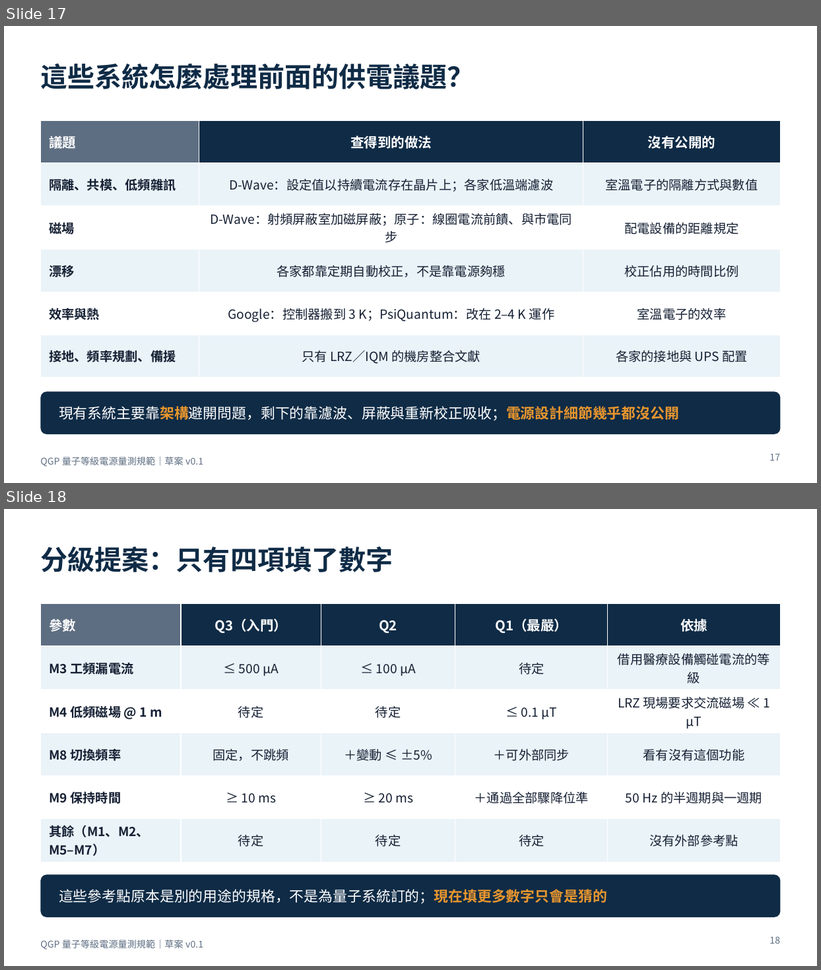
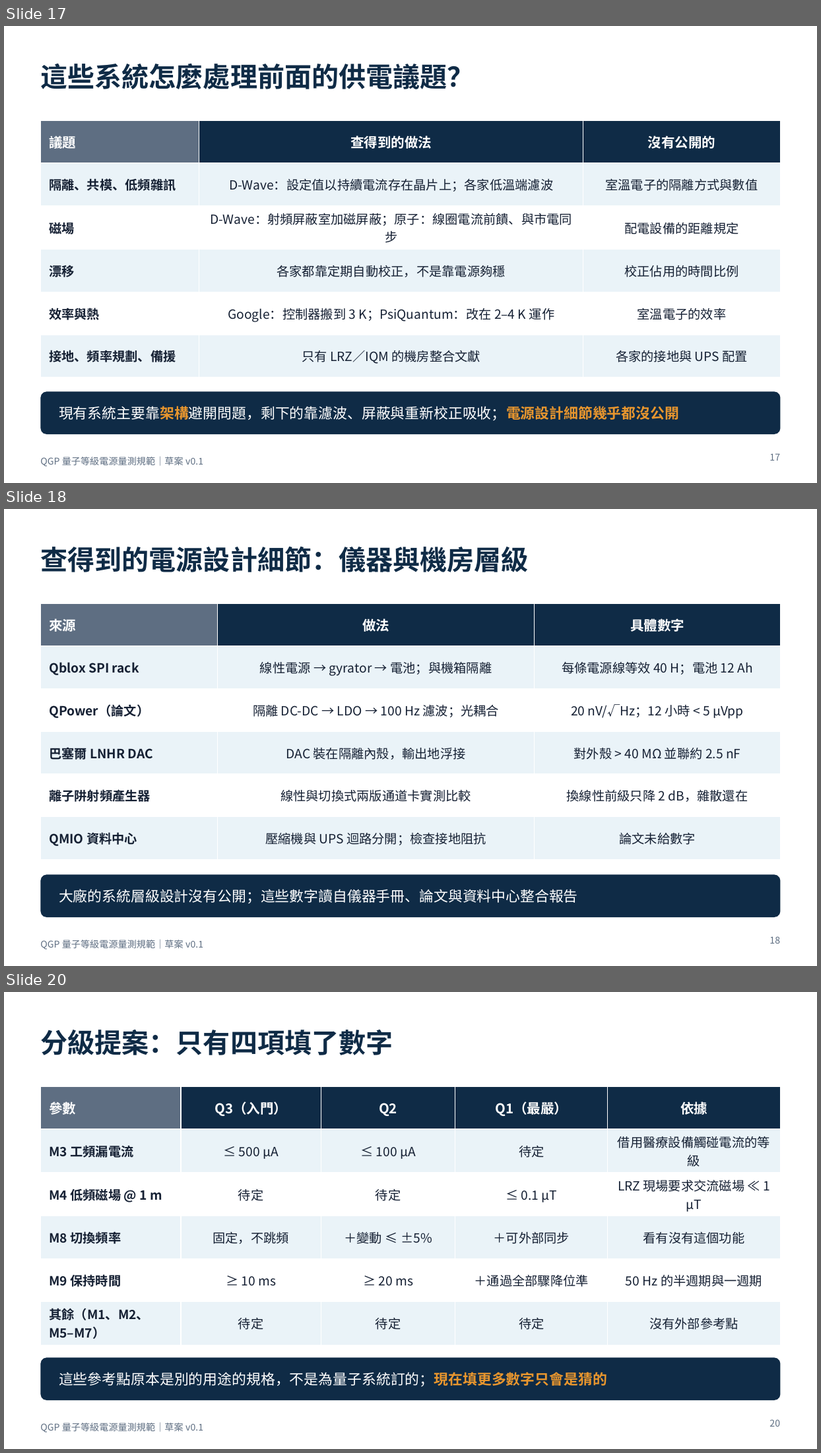
Before and after one commit to pcpcchen-coder/QuantumComputing, a slide deck: slides/output/qgp-measurement-spec.pptx. Shown one above the other, each under a label of ours: slides 17 and 18 before the commit, slides 17, 18 and 20 after it; the slides between them are not shown. The pictures are 821x970 and 821x1453 pixels, drawn with LibreOffice and Linux fonts; fonts in the diff are those of the drawing. Boxes give left, top, right and bottom in pixels: in the first picture for what was removed or moved away, otherwise in the second. Text is boxed around its words. In the diff, an @@ line names an element or a change of style, - is before the commit and + after.

```diff
--- a/slides/output/qgp-measurement-spec.pptx
+++ b/slides/output/qgp-measurement-spec.pptx
@@ slide 18 added at [4,509,817,966], background #FFFFFF; not listed: 1 template element that a slide beside it also shows @@
@@ title added at [40,547,528,572], 32 pt, text #0F2B46, bold @@
+查得到的電源設計細節：儀器與機房層級
@@ table added at [40,603,781,849], 6 rows, 3 columns @@
+來源 | 做法 | 具體數字
+Qblox SPI rack | 線性電源 → gyrator → 電池；與機箱隔離 | 每條電源線等效 40 H；電池 12 Ah
+QPower（論文） | 隔離 DC-DC → LDO → 100 Hz 濾波；光耦合 | 20 nV/√Hz；12 小時 < 5 µVpp
+巴塞爾 LNHR DAC | DAC 裝在隔離內殼，輸出地浮接 | 對外殼 > 40 MΩ 並聯約 2.5 nF
+離子阱射頻產生器 | 線性與切換式兩版通道卡實測比較 | 換線性前級只降 2 dB，雜散還在
+QMIO 資料中心 | 壓縮機與 UPS 迴路分開；檢查接地阻抗 | 論文未給數字
@@ rounded rectangle added at [40,875,781,918], fill #0F2B46 @@
@@ text added at [59,889,578,904], 17 pt, text #FFFFFF @@
+大廠的系統層級設計沒有公開；這些數字讀自儀器手冊、論文與資料中心整合報告
@@ page number added at [770,937,780,944], 11 pt, text #5E6E82 @@
+18
@@ what was slide 18 is now slide 20 @@
@@ page number at [770,1420,780,1427]: text changed @@
-18
+20
```
Also in this commit, not shown: 1 other slide added, 5 other files.
